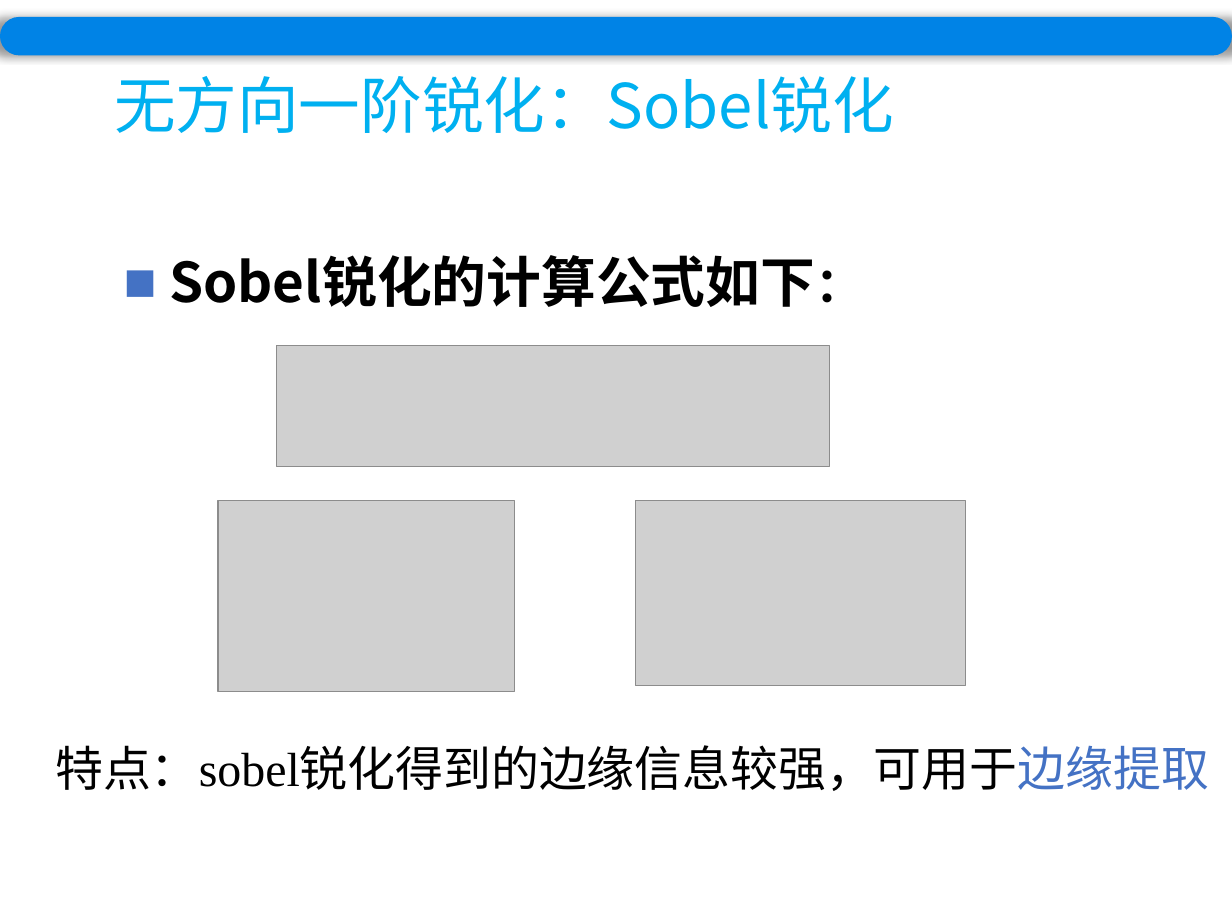
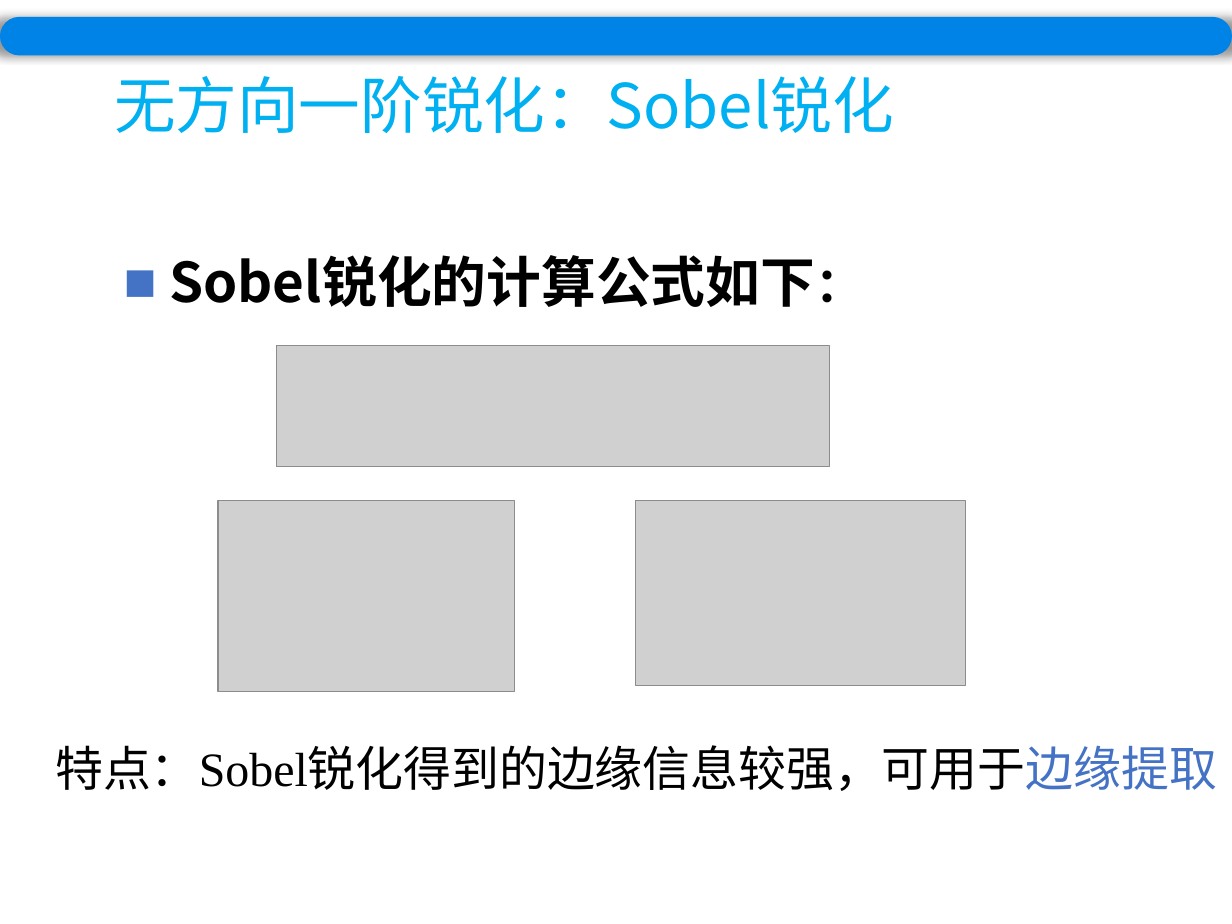
Before and after one commit to wuyirui/wuyirui.github.io, a slide deck: slide 32 of ppt/Chapter5.pptx. Drawn at 1232x924 pixels with LibreOffice and Linux fonts; fonts in the diff are those of the drawing; grey boxes stand for pictures. Boxes give left, top, right and bottom in pixels: in the first picture for what was removed or moved away, otherwise in the second. Text is boxed around its words. In the diff, an @@ line names an element or a change of style, - is before the commit and + after.

```diff
--- a/ppt/Chapter5.pptx
+++ b/ppt/Chapter5.pptx
@@ text at <box>55,745,1217,791</box>: text changed @@
-特点：sobel锐化得到的边缘信息较强，可用于边缘提取
+特点：Sobel锐化得到的边缘信息较强，可用于边缘提取
```
Also in this commit, not shown: 5 other slides changed, 3 slides removed, 11 other files.
